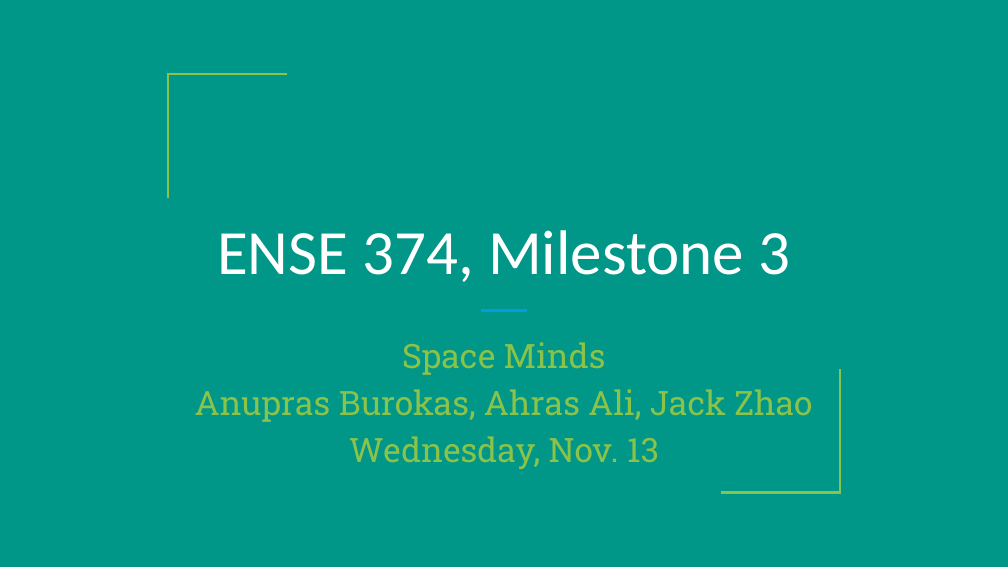
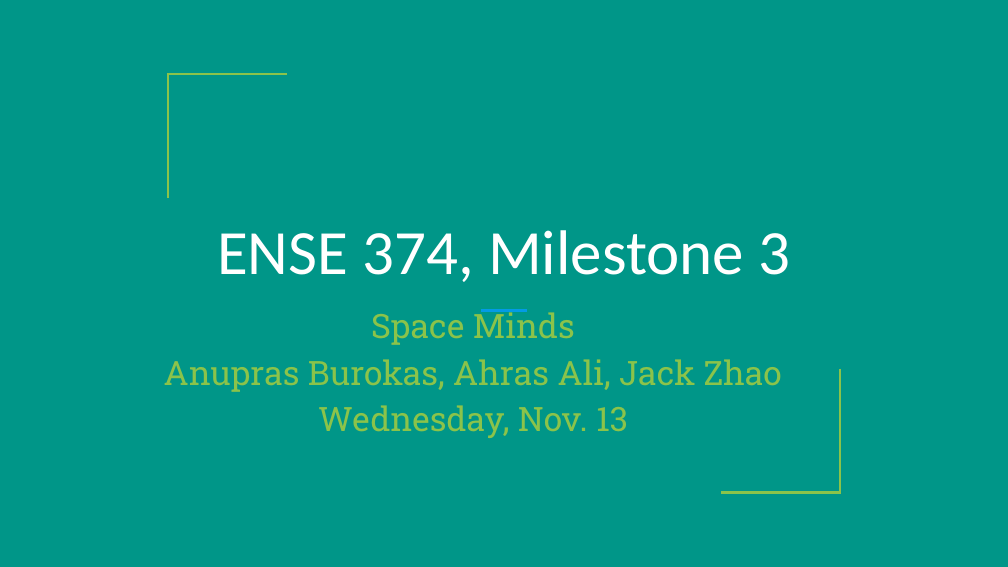
Before and after one commit to 374team3/Group-Project, a slide deck: slide 1 of PowerPoint Presentations/Milestone 3.pptx. Drawn at 1008x567 pixels with LibreOffice and Linux fonts; fonts in the diff are those of the drawing. Boxes give left, top, right and bottom in pixels: in the first picture for what was removed or moved away, otherwise in the second. Text is boxed around its words. In the diff, an @@ line names an element or a change of style, - is before the commit and + after.

```diff
--- a/PowerPoint Presentations/Milestone 3.pptx
+++ b/PowerPoint Presentations/Milestone 3.pptx
@@ subtitle "Space Minds": place and size @@
-subtitle "Space Minds" at (195,342,812,469)
+subtitle "Space Minds" at (164,309,782,438)
```
Also in this commit, not shown: 3 other slides changed.
